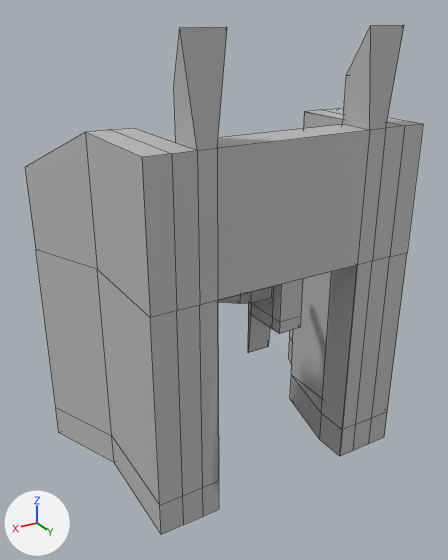
An edit to the FBX model GDS210.3_VR_Space_LWRP/Assets/GameAssets/ChargingBay.fbx, drawn before and after from the same camera.
One viewpoint serves both versions: a camera (50 mm lens) standing at (0.0135, 0.0223, 0.019) and looking at (0.0007, 0.001, 0.0083). Arrows for +X, +Y and +Z are at lower left; the lights stay in place. Mesh edges are drawn as thin lines. Where no turn or scale is listed for an object, it has been applied to the vertices. Vertices at the same position are counted once.

The first picture shows 'ChargingBay'.
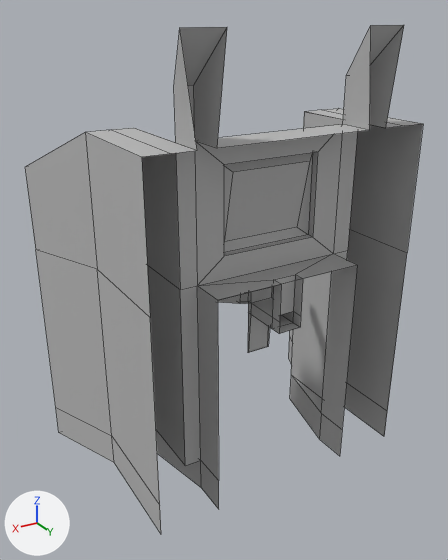
Pixel boxes [x1, y1, x2, y2] of what changed, in the pictures (448 x 560 px):
```json
{"object": "ChargingBay", "change": "reshaped", "before": [25, 25, 423, 534], "after": [25, 25, 423, 533]}
{"part": 1, "of": "me_mesh", "change": "cut back", "before": [142, 25, 423, 534], "after": [194, 28, 367, 509]}
```

Scene script edits in JSON lines:
```json
{"block": "me_mesh", "where": "# used by ob_chargingbay; location = (0.0, 0.0, 0.0075)"}
{"op": "remove", "block": "me_mesh", "code": "me_mesh.from_pydata(...)  # 178 vertices, 164 faces; spans x -0.007..0.0075, y -0.0035..0.005, z -0.0075..0.0111"}
{"op": "add", "block": "me_mesh", "code": "me_mesh.from_pydata(...)  # 161 vertices, 130 faces; spans x -0.007..0.0075, y -0.0035..0.005, z -0.0075..0.0111"}
{"block": "me_mesh", "change": "me_mesh part 1"}
{"block": "me_mesh", "change": "17 vertices are removed from x -0.005..0.005, y 0.005, z -0.0075..0.0075"}
{"block": "me_mesh", "change": "39 faces are deleted"}
{"block": "me_mesh", "change": "5 new faces join them"}
```
